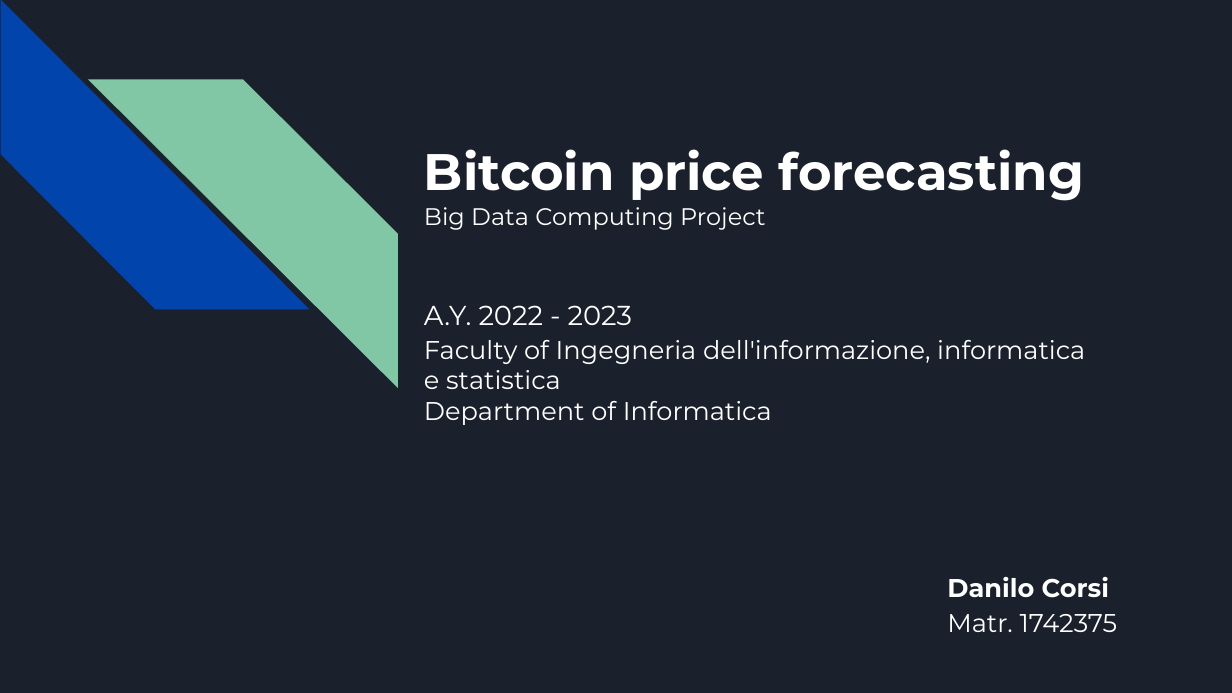
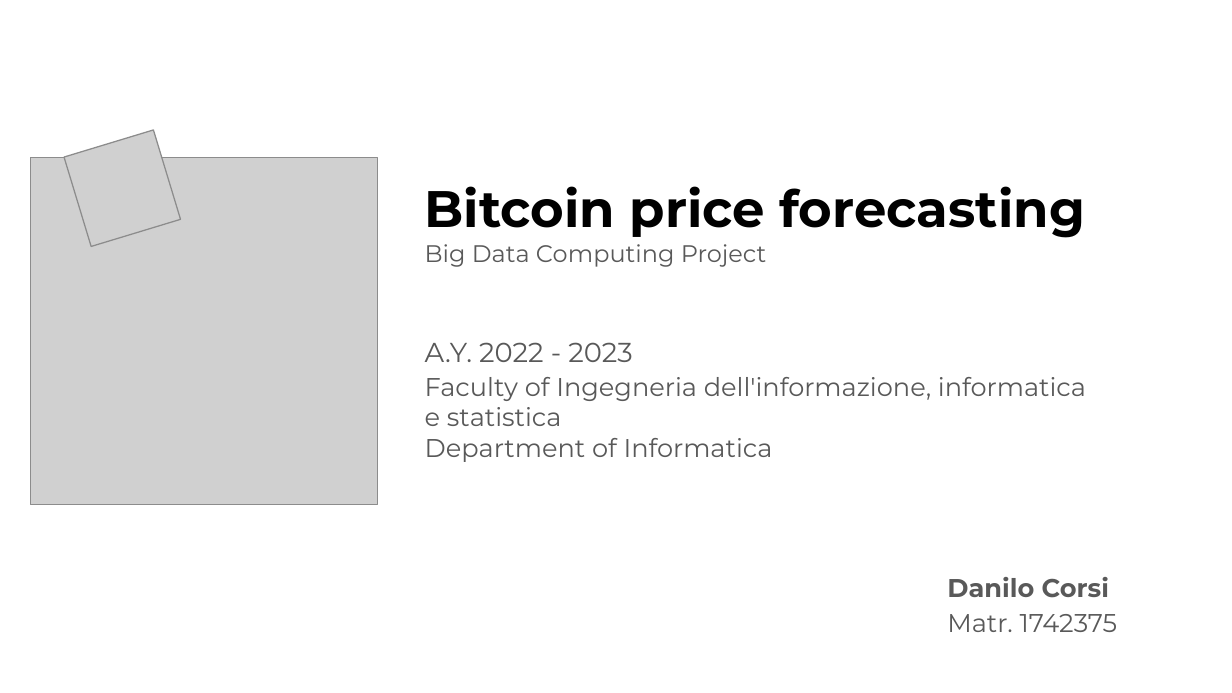
Before and after one commit to CorsiDanilo/bitcoin-price-prediction-with-pyspark, a slide deck: slide 1 of presentation/presentation.pptx. Drawn at 1232x693 pixels with LibreOffice and Linux fonts; fonts in the diff are those of the drawing; grey boxes stand for pictures. Boxes give left, top, right and bottom in pixels: in the first picture for what was removed or moved away, otherwise in the second. Text is boxed around its words. In the diff, an @@ line names an element or a change of style, - is before the commit and + after.

```diff
--- a/presentation/presentation.pptx
+++ b/presentation/presentation.pptx
@@ background #1B212C to #FFFFFF @@
@@ diag stripe removed at (1, 1, 311, 310) @@
@@ diag stripe removed at (87, 79, 398, 388) @@
@@ picture added at (64, 130, 180, 247) @@
@@ picture added at (31, 158, 378, 505) @@
@@ text "Bitcoin price forecasting": place and size @@
-text "Bitcoin price forecasting" at (424, 149, 1085, 325)
+text "Bitcoin price forecasting" at (425, 186, 1085, 362)
@@ text "Bitcoin price forecasting" at (425, 186, 1085, 362): text colour #FFFFFF to #000000 in "Bitcoin price forecasting"; text colour #FFFFFF to #595959 in "Big Data Computing Project", "A.Y. 2022 - 2023" @@
@@ text "Faculty of Ingegneria dell'informazione, informatica ..." at (425, 377, 1086, 462): text colour #FFFFFF to #595959 @@
@@ text "Faculty of Ingegneria dell'informazione, informatica ...": place and size @@
-text "Faculty of Ingegneria dell'informazione, informatica ..." at (424, 340, 1085, 425)
+text "Faculty of Ingegneria dell'informazione, informatica ..." at (425, 377, 1086, 462)
@@ text "Danilo Corsi" at (947, 577, 1117, 632): text colour #FFFFFF to #595959 @@
```
Also in this commit, not shown: 24 other slides changed, 5 slides added.
